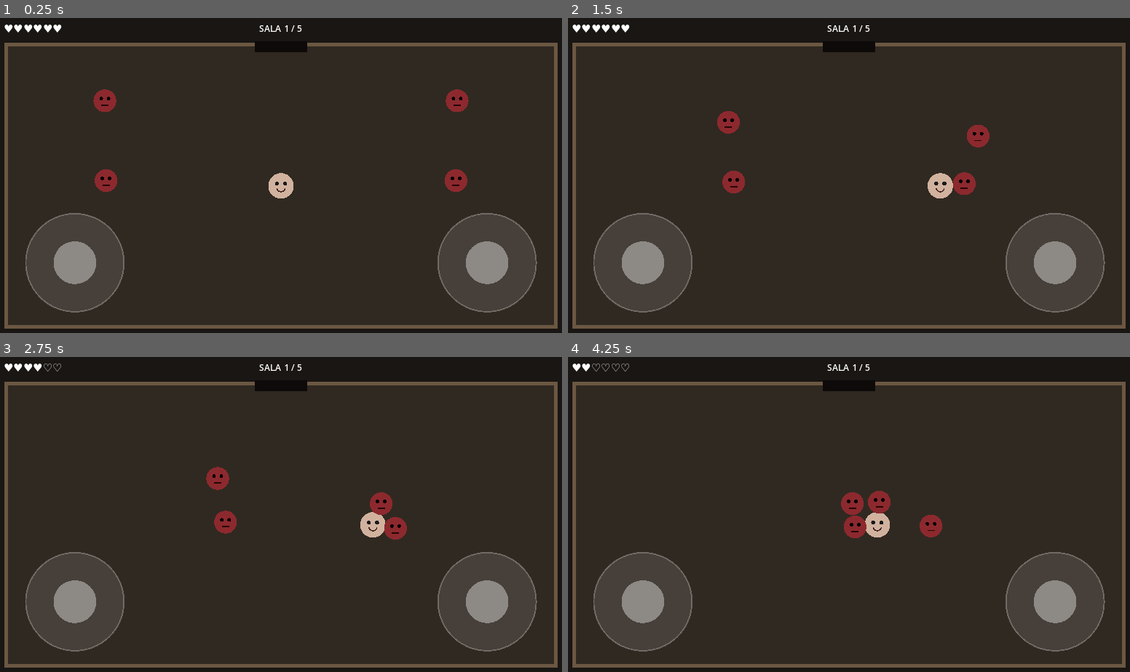
Above: before the commit, frames 1-4 (two rows, left to right).
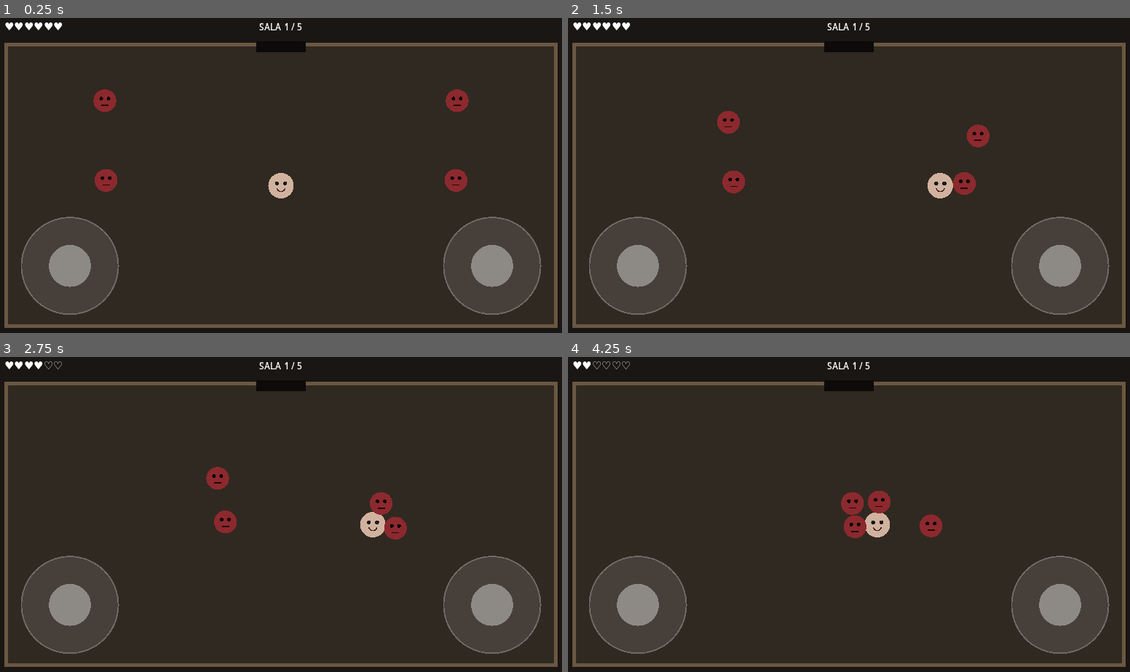
Above: after the commit, the same moments.

Repository: LoloscarPrr/Binding-of-Ismael
Game: Godot game, scene res://scenes/main.tscn
Same seed, same stepped clock (60 frames per second), same inputs: the game is played once before the commit and once after it.
Inputs (mouse positions are in pixels of both pictures, inside the frame that each line leads up to):
- Up to frame 1 (0.25 s): no input
- Up to frame 2 (1.5 s): move the mouse to (978, 159) at 0.52 s; hold D (move_right) 0.53-1.25 s; click (978, 159) at 0.67 s; drag from (730, 191) to (820, 241) at 1.27 s
- Up to frame 3 (2.75 s): move the mouse to (337, 442) at 2.02 s; hold D (move_right) from 2.03 s (still down)
- Up to frame 4 (4.25 s): release D (move_right) at 2.75 s; drag from (820, 580) to (674, 467) at 2.77 s; move the mouse to (1023, 564) at 3.52 s; hold A (move_left) from 3.53 s (still down)

The runs differ from the first frame. In frame 1, 3.1% of the frame differs, in the area x 0-100%, y 1-99%; in frame 2, 3.1%; in frame 3, 3.1%; in frame 4, 3.1%.

Commit message:
feat: add responsive mobile layout scaling

Diff:
--- a/scripts/main.gd
+++ b/scripts/main.gd
@@ -1,11 +1,5 @@
 extends Node2D
 
-const ROOM_SIDE_MARGIN := 36.0
-const ROOM_TOP := 72.0
-const ROOM_BOTTOM_MARGIN := 28.0
-const STICK_SIZE := Vector2(290.0, 290.0)
-const STICK_MARGIN_X := 42.0
-const STICK_MARGIN_BOTTOM := 24.0
 const TOTAL_ROOMS := 5
 const MIN_SPAWN_FROM_PLAYER := 270.0
 const MIN_SPAWN_BETWEEN_ENEMIES := 150.0
@@ -65,7 +59,9 @@
 		Vector2(0.30, 0.32), Vector2(0.70, 0.32)
 	]
 	var result: Array[Vector2] = []
-	var required_player_distance: float = MIN_SPAWN_FROM_PLAYER + float(maxi(_room_index - 2, 0)) * 25.0
+	var stage_distance: float = MIN_SPAWN_FROM_PLAYER + float(maxi(_room_index - 2, 0)) * 25.0
+	var required_player_distance: float = minf(stage_distance, room_rect.size.y * 0.48)
+	var required_enemy_distance: float = minf(MIN_SPAWN_BETWEEN_ENEMIES, room_rect.size.y * 0.26)
 	for ratio: Vector2 in ratios:
 		if result.size() >= count:
 			break
@@ -74,7 +70,7 @@
 			continue
 		var separated: bool = true
 		for existing: Vector2 in result:
-			if candidate.distance_to(existing) < MIN_SPAWN_BETWEEN_ENEMIES:
+			if candidate.distance_to(existing) < required_enemy_distance:
 				separated = false
 				break
 		if separated:
@@ -86,48 +82,64 @@
 	layer.layer = 10
 	add_child(layer)
 	left_stick = VirtualStick.new()
-	left_stick.size = STICK_SIZE
-	left_stick.stick_radius = 108.0
-	left_stick.knob_radius = 47.0
 	layer.add_child(left_stick)
 	right_stick = VirtualStick.new()
-	right_stick.size = STICK_SIZE
-	right_stick.stick_radius = 108.0
-	right_stick.knob_radius = 47.0
 	layer.add_child(right_stick)
 	health_label = Label.new()
-	health_label.add_theme_font_size_override("font_size", 24)
 	layer.add_child(health_label)
 	room_label = Label.new()
 	room_label.horizontal_alignment = HORIZONTAL_ALIGNMENT_CENTER
-	room_label.add_theme_font_size_override("font_size", 20)
 	layer.add_child(room_label)
 	status_label = Label.new()
 	status_label.horizontal_alignment = HORIZONTAL_ALIGNMENT_CENTER
-	status_label.add_theme_font_size_override("font_size", 28)
 	layer.add_child(status_label)
 	restart_button = Button.new()
 	restart_button.text = "REINICIAR"
-	restart_button.size = Vector2(230.0, 76.0)
-	restart_button.add_theme_font_size_override("font_size", 24)
 	restart_button.visible = false
 	restart_button.pressed.connect(_restart_game)
 	layer.add_child(restart_button)
 
 func _layout_touch_ui() -> void:
-	if not is_instance_valid(left_stick): return
-	var s := get_viewport_rect().size
-	left_stick.position = Vector2(STICK_MARGIN_X, s.y - STICK_SIZE.y - STICK_MARGIN_BOTTOM)
-	right_stick.position = Vector2(s.x - STICK_SIZE.x - STICK_MARGIN_X, s.y - STICK_SIZE.y - STICK_MARGIN_BOTTOM)
-	health_label.position = Vector2(30.0, 22.0)
-	room_label.position = Vector2(s.x * 0.5 - 120.0, 22.0)
-	room_label.size = Vector2(240.0, 38.0)
-	status_label.position = Vector2(s.x * 0.5 - 210.0, 52.0)
-	status_label.size = Vector2(420.0, 44.0)
-	restart_button.position = s * 0.5 - restart_button.size * 0.5
+	if not is_instance_valid(left_stick):
+		return
+	var screen_size: Vector2 = get_viewport_rect().size
+	var short_side: float = minf(screen_size.x, screen_size.y)
+	var ui_scale: float = clampf(short_side / 720.0, 0.78, 1.35)
+	var stick_side: float = clampf(short_side * 0.40, 220.0, 320.0)
+	var stick_size := Vector2(stick_side, stick_side)
+	var margin_x: float = clampf(screen_size.x * 0.025, 22.0, 52.0)
+	var margin_bottom: float = clampf(screen_size.y * 0.025, 18.0, 36.0)
+
+	left_stick.size = stick_size
+	right_stick.size = stick_size
+	left_stick.stick_radius = stick_side * 0.37
+	right_stick.stick_radius = stick_side * 0.37
+	left_stick.knob_radius = stick_side * 0.16
+	right_stick.knob_radius = stick_side * 0.16
+	left_stick.position = Vector2(margin_x, screen_size.y - stick_side - margin_bottom)
+	right_stick.position = Vector2(screen_size.x - stick_side - margin_x, screen_size.y - stick_side - margin_bottom)
+
+	var health_font: int = maxi(18, int(round(24.0 * ui_scale)))
+	var room_font: int = maxi(16, int(round(20.0 * ui_scale)))
+	var status_font: int = maxi(20, int(round(28.0 * ui_scale)))
+	health_label.add_theme_font_size_override("font_size", health_font)
+	room_label.add_theme_font_size_override("font_size", room_font)
+	status_label.add_theme_font_size_override("font_size", status_font)
+	restart_button.add_theme_font_size_override("font_size", health_font)
+
+	health_label.position = Vector2(margin_x, clampf(screen_size.y * 0.025, 14.0, 28.0))
+	var room_width: float = clampf(screen_size.x * 0.20, 190.0, 280.0)
+	room_label.position = Vector2(screen_size.x * 0.5 - room_width * 0.5, health_label.position.y)
+	room_label.size = Vector2(room_width, 42.0 * ui_scale)
+	var status_width: float = clampf(screen_size.x * 0.42, 320.0, 560.0)
+	status_label.position = Vector2(screen_size.x * 0.5 - status_width * 0.5, health_label.position.y + 34.0 * ui_scale)
+	status_label.size = Vector2(status_width, 48.0 * ui_scale)
+	restart_button.size = Vector2(230.0, 76.0) * ui_scale
+	restart_button.position = screen_size * 0.5 - restart_button.size * 0.5
 
 func _input(event: InputEvent) -> void:
-	if _game_over: return
+	if _game_over:
+		return
 	if left_stick and left_stick.handle_touch(event):
 		get_viewport().set_input_as_handled()
 		return
@@ -135,7 +147,8 @@
 		get_viewport().set_input_as_handled()
 
 func _physics_process(_delta: float) -> void:
-	if _game_over or not is_instance_valid(player): return
+	if _game_over or not is_instance_valid(player):
+		return
 	var keyboard_move := Input.get_vector("move_left", "move_right", "move_up", "move_down")
 	var keyboard_aim := Input.get_vector("shoot_left", "shoot_right", "shoot_up", "shoot_down")
 	player.move_input = left_stick.value if left_stick.value.length() > 0.0 else keyboard_move
@@ -151,20 +164,28 @@
 		status_label.text = "PISO COMPLETADO"
 		return
 	_room_index += 1
-	player.position = Vector2(room_rect.get_center().x, room_rect.position.y + room_rect.size.y - 110.0)
+	player.position = Vector2(room_rect.get_center().x, room_rect.position.y + room_rect.size.y - minf(110.0, room_rect.size.y * 0.16))
 	_spawn_room()
 
 func _on_viewport_size_changed() -> void:
 	_update_room_rect()
-	if is_instance_valid(player): player.set_movement_bounds(room_rect)
+	if is_instance_valid(player):
+		player.set_movement_bounds(room_rect)
+		player.position.x = clampf(player.position.x, room_rect.position.x, room_rect.end.x)
+		player.position.y = clampf(player.position.y, room_rect.position.y, room_rect.end.y)
 	for enemy in get_tree().get_nodes_in_group("enemies"):
 		enemy.set_movement_bounds(room_rect)
 	_layout_touch_ui()
 	queue_redraw()
 
 func _update_room_rect() -> void:
-	var s := get_viewport_rect().size
-	room_rect = Rect2(Vector2(ROOM_SIDE_MARGIN, ROOM_TOP), Vector2(maxf(500.0, s.x - ROOM_SIDE_MARGIN * 2.0), maxf(360.0, s.y - ROOM_TOP - ROOM_BOTTOM_MARGIN)))
+	var screen_size: Vector2 = get_viewport_rect().size
+	var side_margin: float = clampf(screen_size.x * 0.028, 24.0, 52.0)
+	var top_margin: float = clampf(screen_size.y * 0.10, 60.0, 96.0)
+	var bottom_margin: float = clampf(screen_size.y * 0.04, 18.0, 42.0)
+	var room_width: float = maxf(1.0, screen_size.x - side_margin * 2.0)
+	var room_height: float = maxf(1.0, screen_size.y - top_margin - bottom_margin)
+	room_rect = Rect2(Vector2(side_margin, top_margin), Vector2(room_width, room_height))
 
 func _on_player_health_changed(current: int, maximum: int) -> void:
 	if is_instance_valid(health_label):
@@ -194,10 +215,11 @@
 	get_tree().reload_current_scene()
 
 func _draw() -> void:
-	var s := get_viewport_rect().size
-	draw_rect(Rect2(Vector2.ZERO, s), Color(0.10, 0.085, 0.075))
+	var screen_size: Vector2 = get_viewport_rect().size
+	draw_rect(Rect2(Vector2.ZERO, screen_size), Color(0.10, 0.085, 0.075))
 	draw_rect(room_rect, Color(0.19, 0.16, 0.13))
 	draw_rect(room_rect, Color(0.42, 0.34, 0.26), false, 8.0)
-	var c := room_rect.get_center()
+	var center: Vector2 = room_rect.get_center()
 	var door_color := Color(0.10, 0.55, 0.28) if _room_cleared else Color(0.05, 0.04, 0.035)
-	draw_rect(Rect2(c.x - 58.0, room_rect.position.y - 8.0, 116.0, 24.0), door_color)
+	var door_width: float = clampf(room_rect.size.x * 0.09, 90.0, 130.0)
+	draw_rect(Rect2(center.x - door_width * 0.5, room_rect.position.y - 8.0, door_width, 24.0), door_color)
